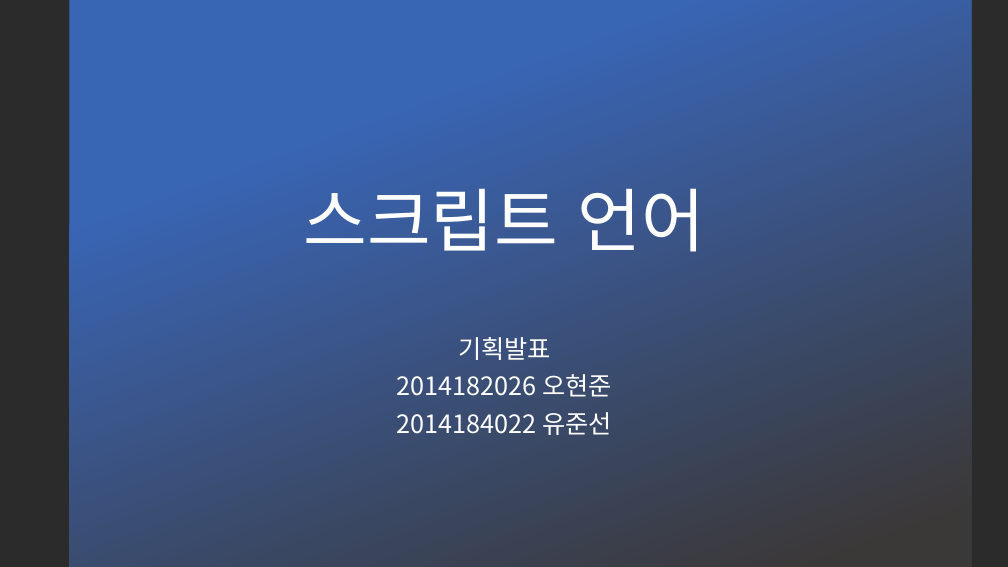
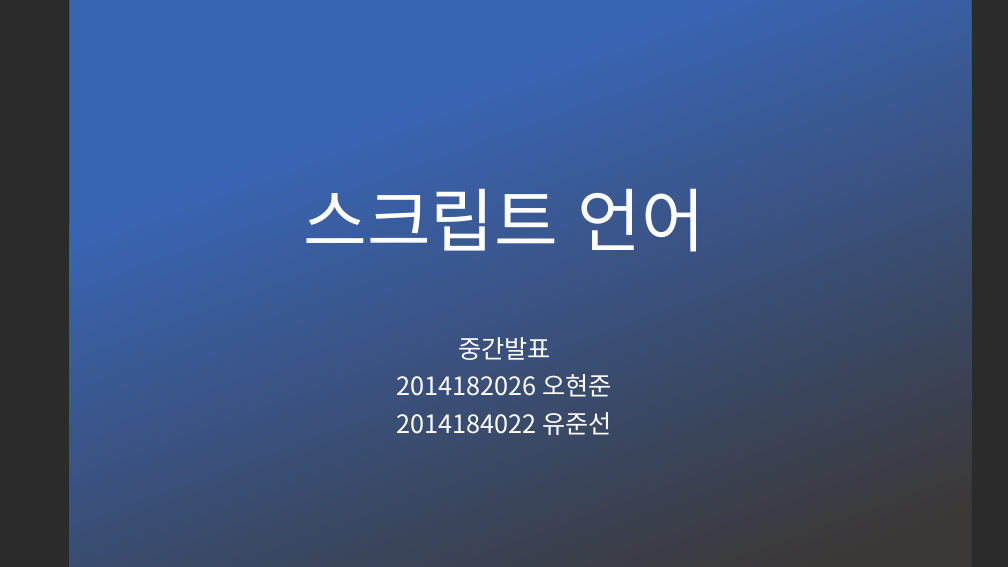
Before and after one commit to oristar1024/Script_Language, a slide deck: slide 1 of ppt/중간발표.pptx. Drawn at 1008x567 pixels with LibreOffice and Linux fonts; fonts in the diff are those of the drawing; background and template pictures are left out; a plain dark background stands for a picture behind light text. Boxes give left, top, right and bottom in pixels: in the first picture for what was removed or moved away, otherwise in the second. Text is boxed around its words. In the diff, an @@ line names an element or a change of style, - is before the commit and + after.

Commit message:
중간발표 ppt 수정
얍

```diff
--- a/ppt/중간발표.pptx
+++ b/ppt/중간발표.pptx
@@ subtitle at (458,337,551,360): text changed @@
-기획발표
+중간발표
```
